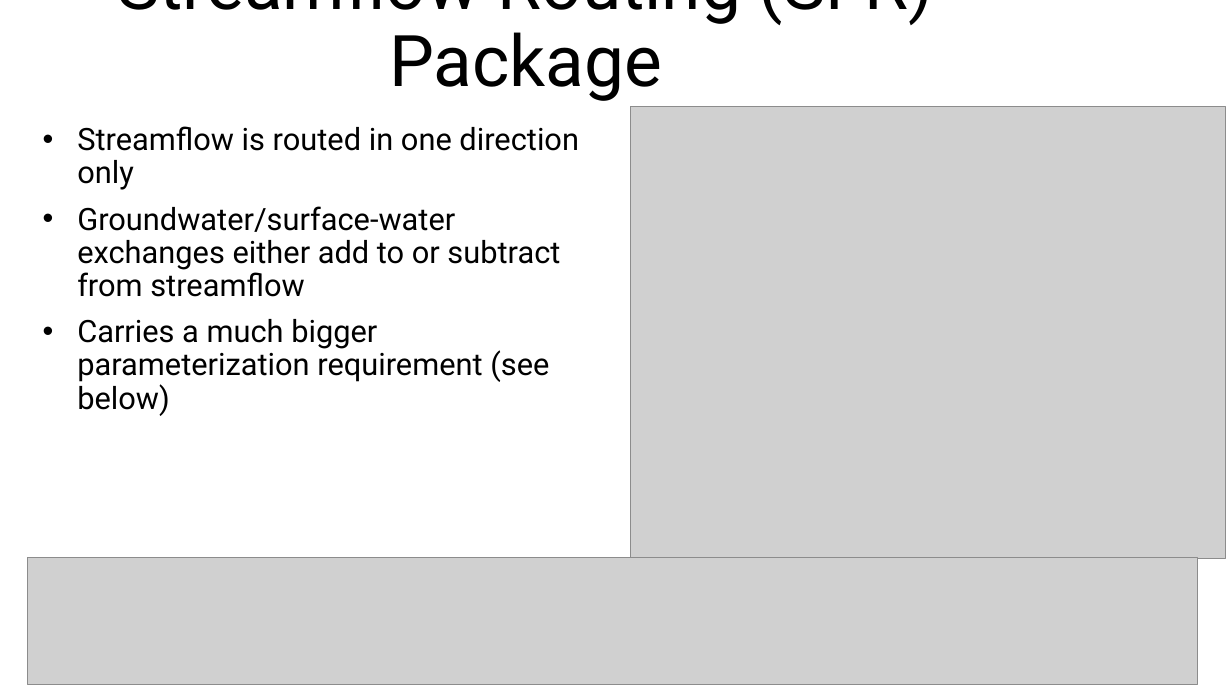
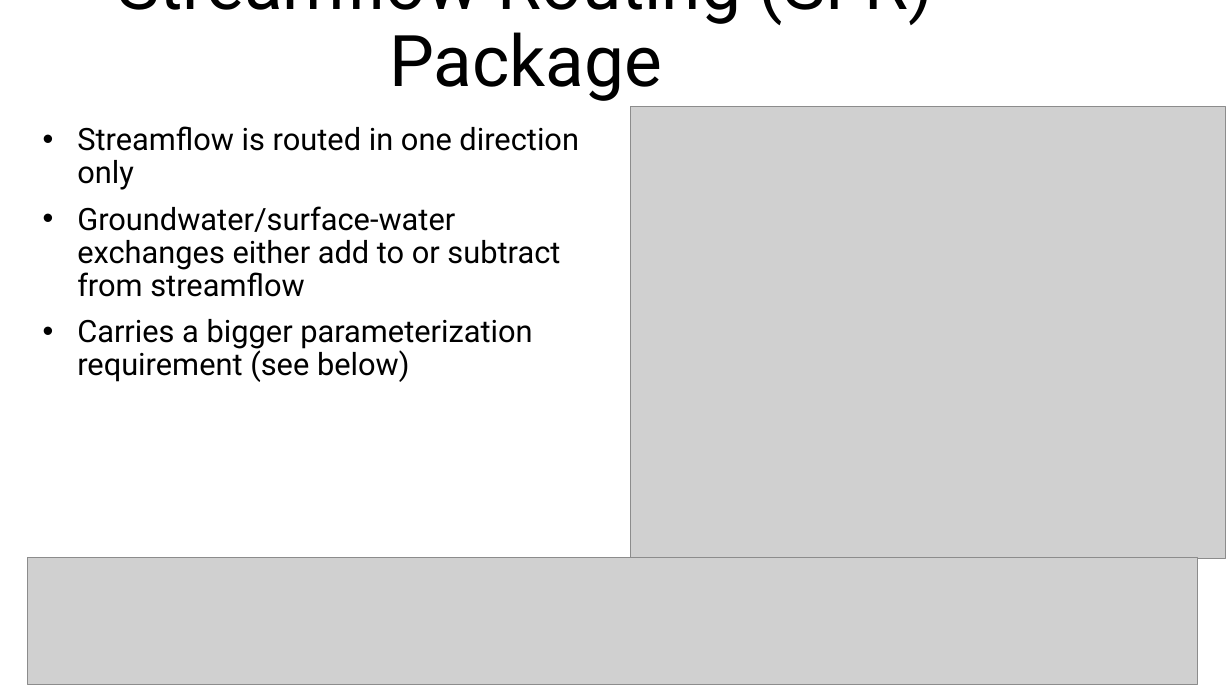
Before and after one commit to jlarsen-usgs/CWEMF-advanced-modflow, a slide deck: slide 8 of presentations/Advanced_Packages.pptx (slide 6 before the commit). Drawn at 1232x693 pixels with LibreOffice and Linux fonts; fonts in the diff are those of the drawing; grey boxes stand for pictures. Boxes give left, top, right and bottom in pixels: in the first picture for what was removed or moved away, otherwise in the second. Text is boxed around its words. In the diff, an @@ line names an element or a change of style, - is before the commit and + after.

```diff
--- a/presentations/Advanced_Packages.pptx
+++ b/presentations/Advanced_Packages.pptx
@@ text at (77, 319, 532, 382): text changed @@
-• Carries a much bigger parameterization requirement (see below)
+• Carries a bigger parameterization requirement (see below)
```
Also in this commit, not shown: 6 other slides changed, 3 slides added, 1 slide removed.
